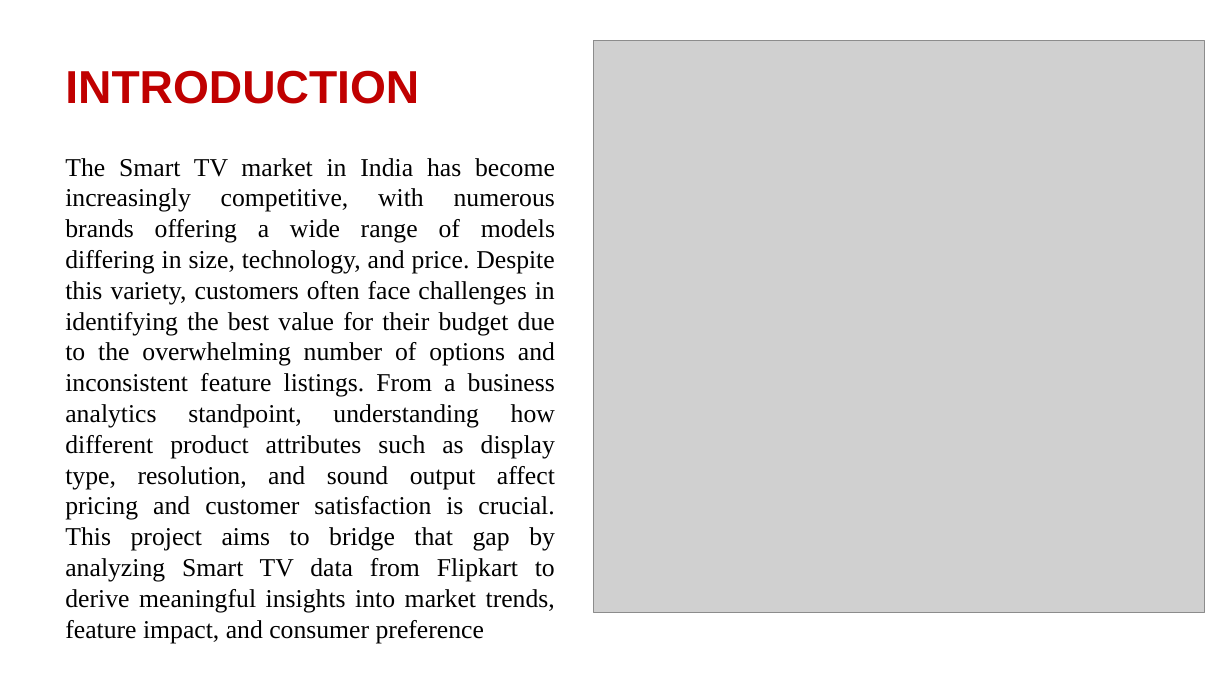
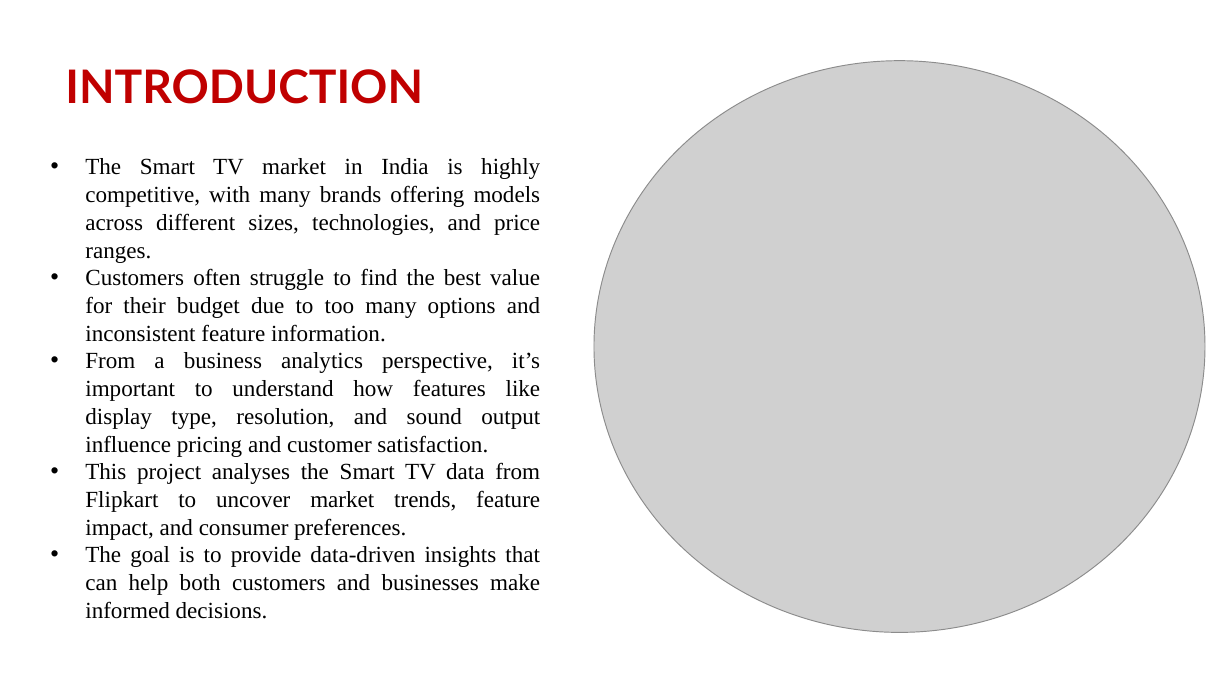
Before and after one commit to ManasaSiripurapu/smart-tv-analysis, a slide deck: slide 2 of SmartTV_DataAnalysis.pptx. Drawn at 1232x693 pixels with LibreOffice and Linux fonts; fonts in the diff are those of the drawing; grey boxes stand for pictures; background and template pictures are left out. Boxes give left, top, right and bottom in pixels: in the first picture for what was removed or moved away, otherwise in the second. Text is boxed around its words. In the diff, an @@ line names an element or a change of style, - is before the commit and + after.

```diff
--- a/SmartTV_DataAnalysis.pptx
+++ b/SmartTV_DataAnalysis.pptx
@@ text "INTRODUCTION" at <box>65,69,423,104</box>: font Arial to Lato @@
@@ picture: place and size @@
-picture at <box>593,41,1204,613</box>
+picture at <box>594,61,1205,633</box>
@@ text at <box>85,158,541,619</box>: text changed; size 20 to 18 pt @@
-The Smart TV market in India has become increasingly competitive, with numerous brands offering a wide range of models differing in size, technology, and price. Despite this variety, customers often face challenges in identifying the best value for their budget due to the overwhelming number of options and inconsistent feature listings. From a business analytics standpoint, understanding how different product attributes such as display type, resolution, and sound output affect pricing and customer satisfaction is crucial. This project aims to bridge that gap by analyzing Smart TV data from Flipkart to derive meaningful insights into market trends, feature impact, and consumer preference
+• The Smart TV market in India is highly competitive, with many brands offering models across different sizes, technologies, and price ranges.
+• Customers often struggle to find the best value for their budget due to too many options and inconsistent feature information.
+• From a business analytics perspective, it’s important to understand how features like display type, resolution, and sound output influence pricing and customer satisfaction.
+• This project analyses the Smart TV data from Flipkart to uncover market trends, feature impact, and consumer preferences.
+• The goal is to provide data-driven insights that can help both customers and businesses make informed decisions.
```
Also in this commit, not shown: 19 other slides changed, 1 slide added, 3 slides removed.
